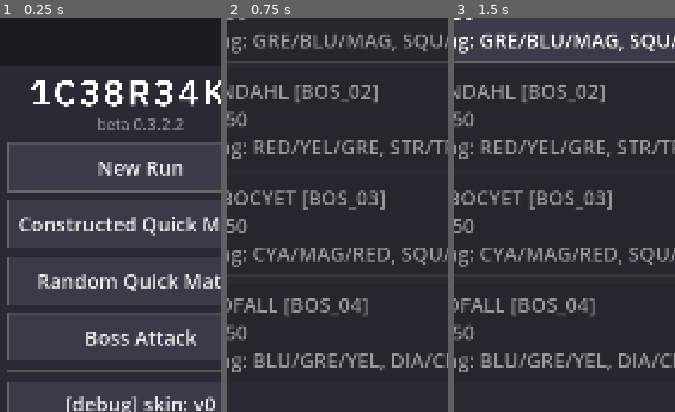
Above: before the commit, frames 1-3 (left to right).
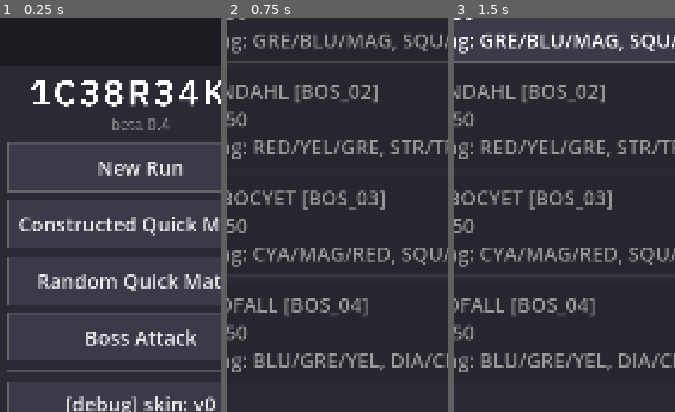
Above: after the commit, the same moments.

Repository: acpirate/1C38R34KR
Game: Godot game, scene res://scenes/main.tscn
Two runs of this game, one before a commit and one after it. Both use one fixed random seed, a clock stepped at 60 frames per second and the inputs below.
Inputs:
- Up to frame 1 (0.25 s): no input
- Up to frame 2 (0.75 s): click "New Run" at 0.5 s
- Up to frame 3 (1.5 s): click "ODANSHAY [BOS_01] ICE 350 Str…" at 1.25 s
The pictures show only the part of the screen within x 18-68%, y 18-68%; the shares and areas given below are measured in that part.

The runs differ from the first frame. In frame 1, 0.4% of the frame differs, in the area x 44-84%, y 25-29%; in frame 2, nothing differs; in frame 3, nothing differs.

Commit message:
Beta 0.4.0: closeout, handback and device evidence
Version to beta-0.4.0. Adds the required handback, six decisions, two
architect notes and the tablet screenshots.

D-047 Boss special means any enemy-owned overlay, matching the Override
precedent - so the Boss's own SHIELDER protects a Packet from CAPACITOR.
D-048 a Logic Bomb may not ride a neutral, reading past §7.2's silence to
match every other placement rule. D-049 only a manual swap ends
concealment. D-050 RAHNDAHL's discharge lands in the attacker bucket like
CODESHATTER rather than gaining a damage source, since Metrics buckets
unknown sources into bomb_damage through a default. D-051 the
whole-content fingerprint is beta-authored now. D-052 save schema 3.

AN-018 records a pre-existing defect device testing surfaced: the logic
layer builds player-facing prose from a hardcoded literal at game.gd:416,
which is both a text-framework violation and factually wrong in a Boss
battle - the code's own comment already says 'System fires CODESHATTER is
simply false'. Left alone because the clean fix is a refactor across every
MSG the logic layer emits, which §19 and §20 exclude. Suggests a
grep-shaped test in the manner of test_layer_purity so the convention
stops being a habit.

AN-019 records that check_assets examines one pack of six, so five skins
ship without tone, coverage or distinctness checks.

Device verification on the tablet covered all four Bosses. BRAINSCRAMBLE
was forced with a two-neutral swap, which can never match: exactly 30
damage, board revealed, ICE unchanged so nothing committed, and the turn
still the Hacker's. Three earlier concealed attempts turned out valid -
they matched on the axis I could not see, which is the mechanic working.

S25 is carried forward rather than skipped silently: no battle-layout
geometry changed, the new marks are 64px overlay art in the existing
badge rect, and concealment repaints Packets without moving anything. A
batched phone window before 0.5 is still recommended for legibility,
which is the one thing the tablet cannot answer for the phone.

Co-Authored-By: Claude Opus 5 <noreply@anthropic.com>

Diff:
--- a/scripts/logic/data/content.gd
+++ b/scripts/logic/data/content.gd
@@ -20,7 +20,7 @@
 ## of the content fingerprint — that is `DATA_SCHEMA_VERSION` plus the content
 ## rows — so bumping it cannot invalidate differential parity or reinterpret a
 ## battle. It identifies the BUILD; the fingerprint identifies the CONTENT.
-const GAME_VERSION := "beta-0.3.2.2"
+const GAME_VERSION := "beta-0.4.0"
 
 ## Bumped independently of the game version — it changes only when the shape of
 ## fingerprinted content changes. It is fingerprint input, so it must match the
Binary file added: staging/design-reference/boss-0.4/00-title.png
Binary file added: staging/design-reference/boss-0.4/01-boss-attack-chooser.png
Binary file added: staging/design-reference/boss-0.4/02-rahndahl-capacitors.png
Binary file added: staging/design-reference/boss-0.4/03-nehbocyet-logic-bomb.png
Binary file added: staging/design-reference/boss-0.4/04-echofall-colour-hidden.png
Binary file added: staging/design-reference/boss-0.4/05-echofall-overlays-visible.png
Binary file added: staging/design-reference/boss-0.4/06-brainscramble.png
Not shown, added: tests/test_boss_04.gd.uid
Not shown, added: staging/1c38r34kr-beta-0.4.0-boss-content-handback.md
Not shown, changed: staging/architect-notes.md
Not shown, changed: staging/decisions.md
Not shown, added: staging/design-reference/boss-0.4/README.md
